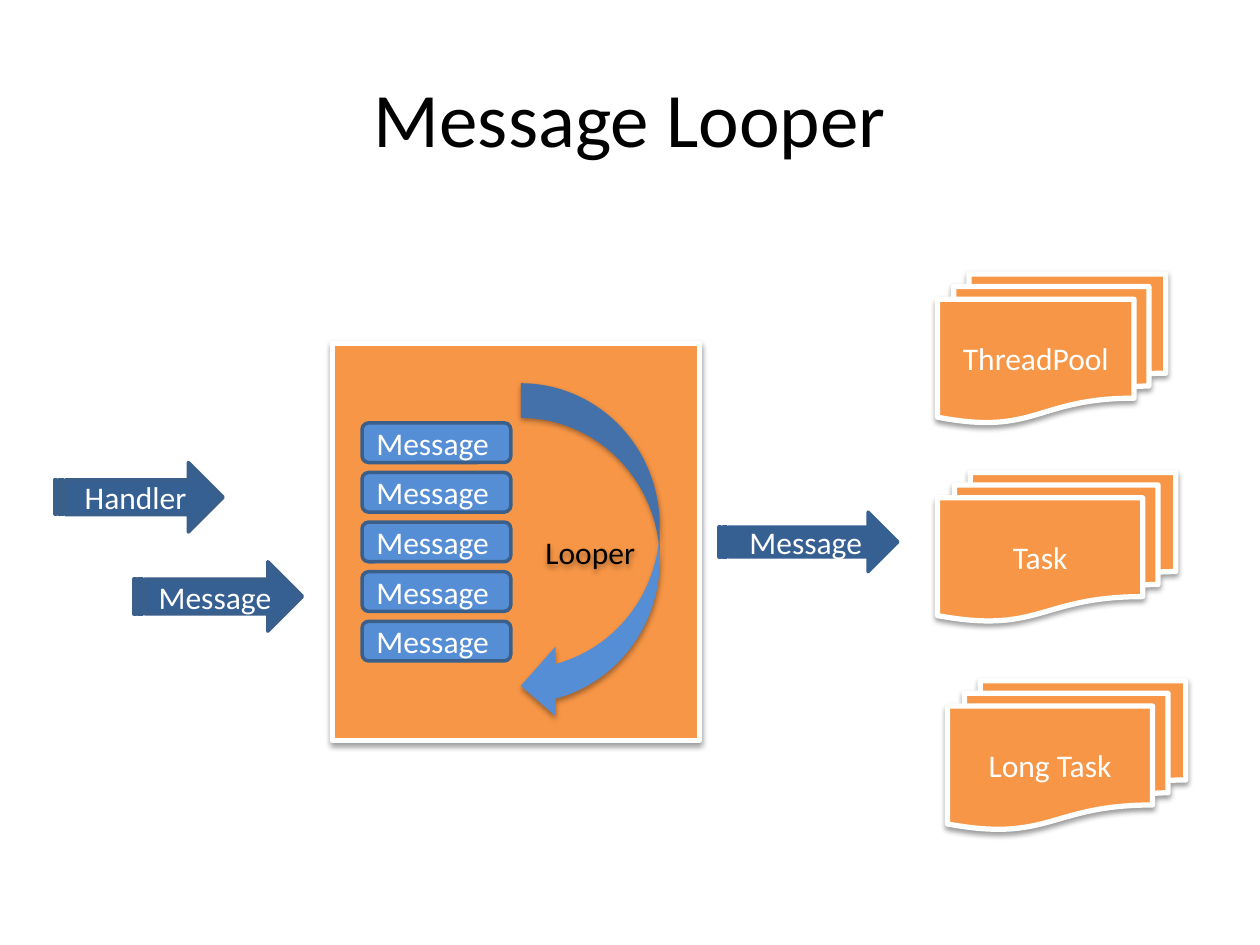
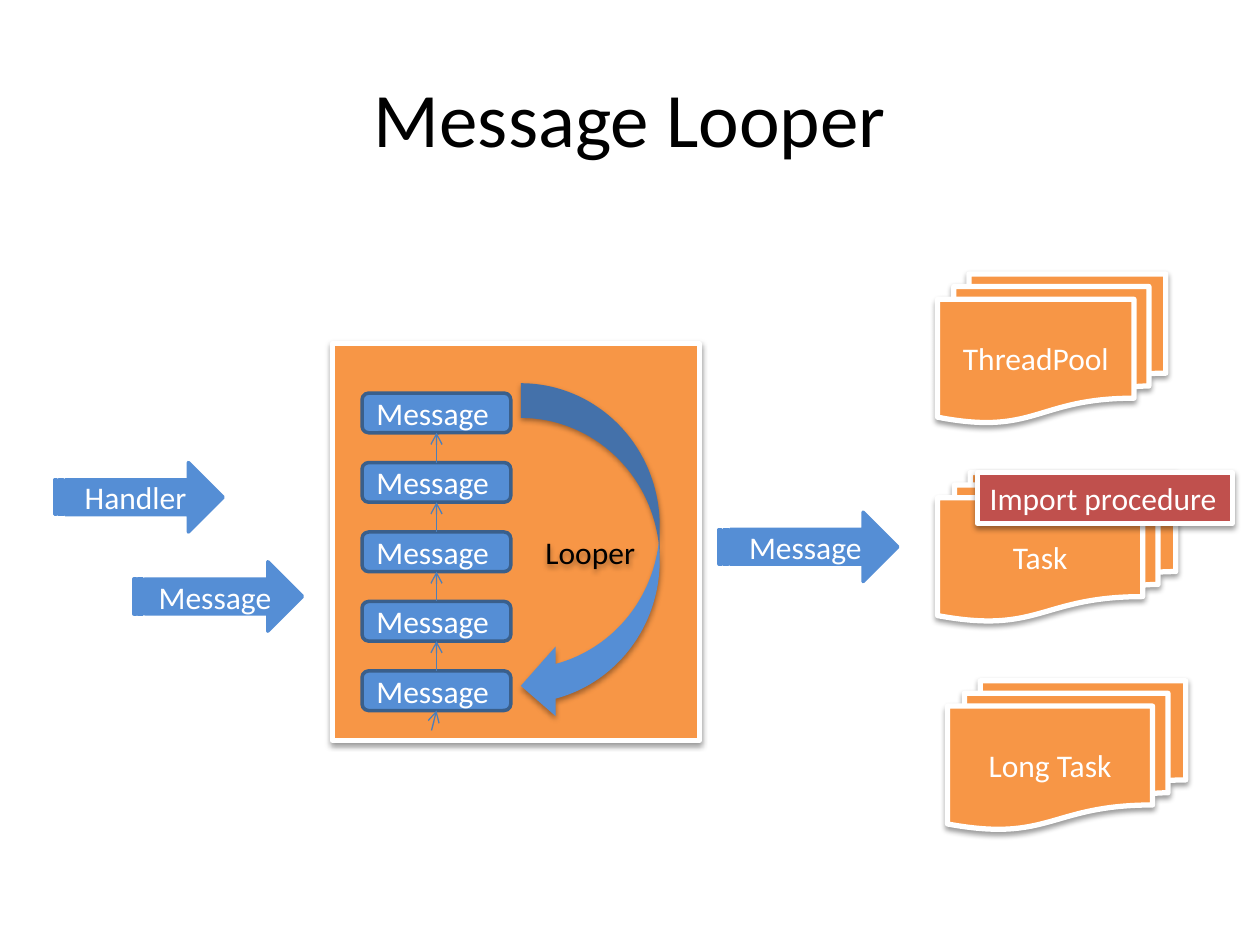
Before and after one commit to firstsoft/logger, a slide deck: slide 5 of doc/Presentation.pptx. Drawn at 1260x945 pixels with LibreOffice and Linux fonts; fonts in the diff are those of the drawing. Boxes give left, top, right and bottom in pixels: in the first picture for what was removed or moved away, otherwise in the second. Text is boxed around its words. In the diff, an @@ line names an element or a change of style, - is before the commit and + after.

```diff
--- a/doc/Presentation.pptx
+++ b/doc/Presentation.pptx
@@ rounded rectangle "Message": place and size @@
-rounded rectangle "Message" at (362,423,510,462)
+rounded rectangle "Message" at (362,393,510,432)
@@ arrow added from (436, 462) to (436, 433), #4B7EBC 0.75 pt @@
@@ striped right arrow "Handler" at (54,462,223,532): fill #376092 to #558ED5; outline #3A5F8C 2 pt to #558ED5 2 pt @@
@@ rounded rectangle "Message": place and size @@
-rounded rectangle "Message" at (362,472,510,512)
+rounded rectangle "Message" at (362,462,510,501)
@@ rectangle added at (978,472,1232,523), fill #C0504D, outline #FFFFFF 3 pt, 18 pt, text #FFFFFF @@
+Import procedure
@@ arrow added from (436, 532) to (436, 503), #4B7EBC 0.75 pt @@
@@ rounded rectangle "Message": place and size @@
-rounded rectangle "Message" at (362,522,510,561)
+rounded rectangle "Message" at (362,532,510,571)
@@ striped right arrow "Message": place and size @@
-striped right arrow "Message" at (719,512,898,571)
+striped right arrow "Message" at (719,512,898,581)
@@ striped right arrow "Message" at (719,512,898,581): fill #376092 to #558ED5; outline #376092 2 pt to #558ED5 2 pt @@
@@ striped right arrow "Message" at (134,562,302,631): fill #376092 to #558ED5; outline #3A5F8C 2 pt to #558ED5 2 pt @@
@@ arrow added from (436, 601) to (436, 572), #4B7EBC 0.75 pt @@
@@ rounded rectangle "Message": place and size @@
-rounded rectangle "Message" at (362,572,510,611)
+rounded rectangle "Message" at (362,601,510,640)
@@ arrow added from (436, 670) to (436, 641), #4B7EBC 0.75 pt @@
@@ rounded rectangle "Message": place and size @@
-rounded rectangle "Message" at (362,621,510,660)
+rounded rectangle "Message" at (362,670,510,709)
@@ arrow added from (432, 731) to (436, 711), #4B7EBC 0.75 pt @@
```
Also in this commit, not shown: 1 other slide changed, 1 slide added.
